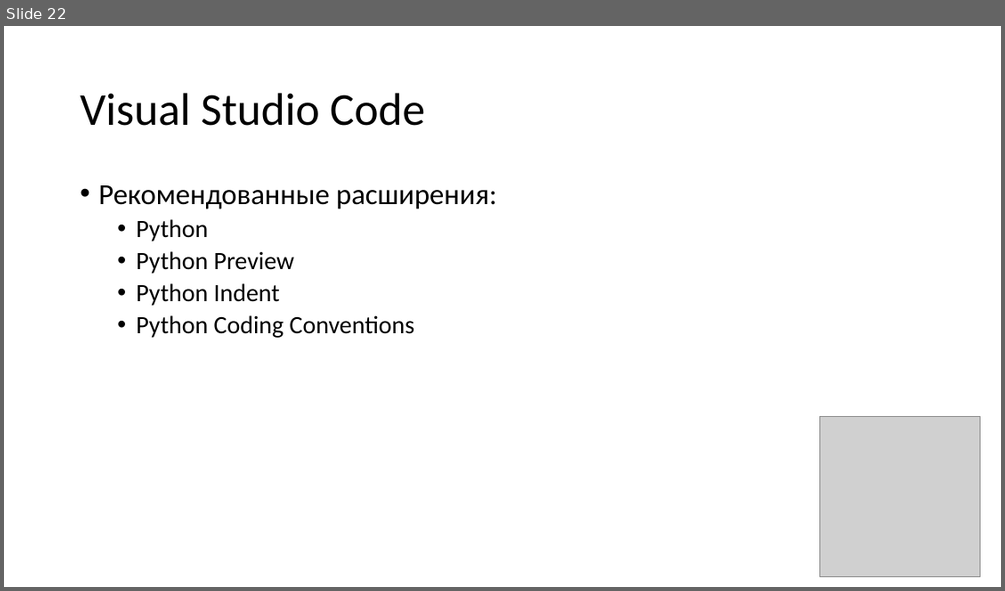
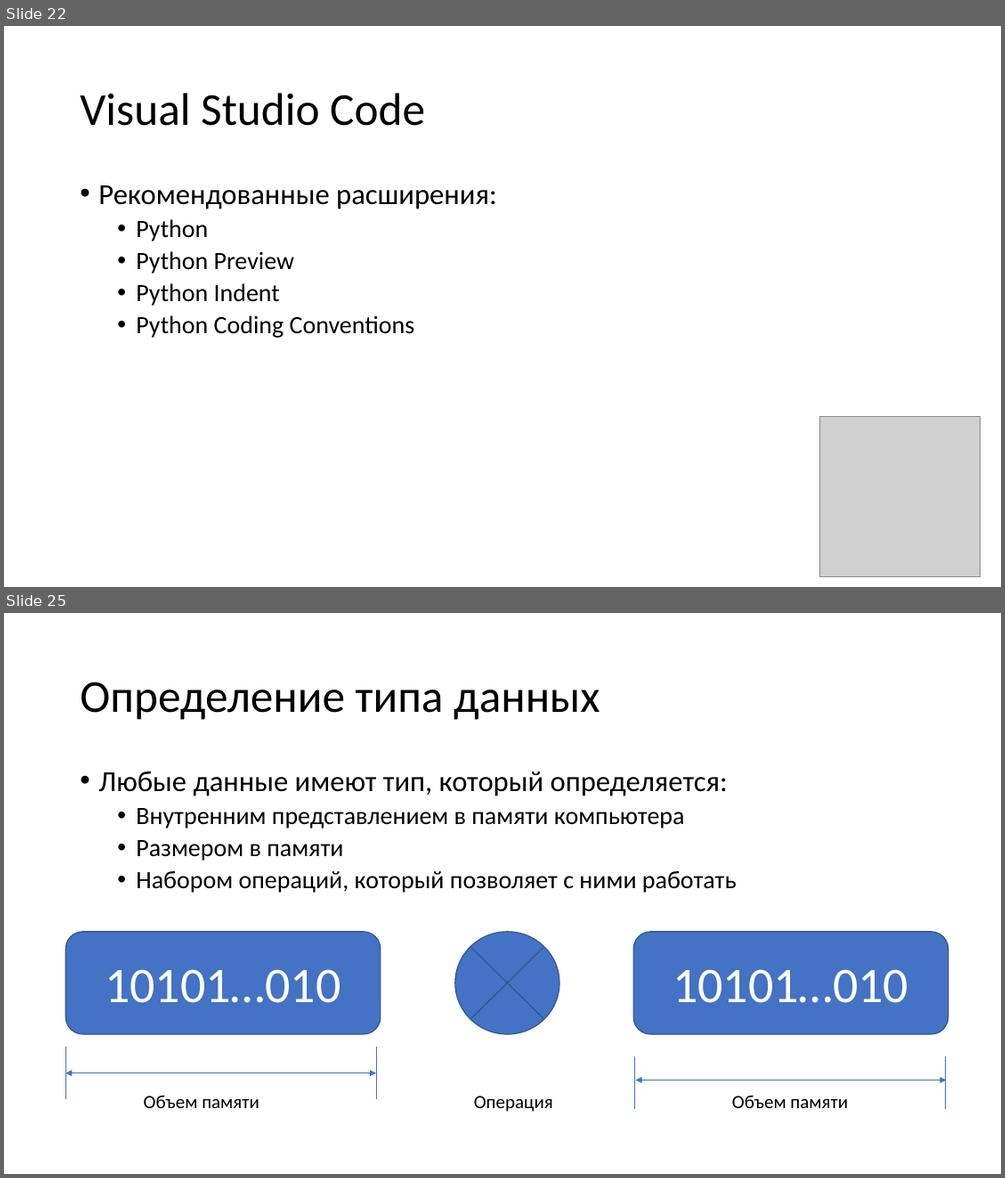
Before and after one commit to paveltsytovich/telegram-course, a slide deck: Presentation/Основы алгоритмизации и программирования.pptx. Shown one above the other, each under a label of ours: slide 22 before the commit, slides 22 and 25 after it; the slides between them are not shown. The pictures are 1005x591 and 1005x1178 pixels, drawn with LibreOffice and Linux fonts; fonts in the diff are those of the drawing; grey boxes stand for pictures. Boxes give left, top, right and bottom in pixels: in the first picture for what was removed or moved away, otherwise in the second. Text is boxed around its words. In the diff, an @@ line names an element or a change of style, - is before the commit and + after.

Commit message:
Численный тип данных

```diff
--- a/Presentation/Основы алгоритмизации и программирования.pptx
+++ b/Presentation/Основы алгоритмизации и программирования.pptx
@@ slide 25 added at <box>4,613,1001,1174</box>, background #FFFFFF @@
@@ title added at <box>80,682,599,720</box>, 44 pt, text #000000 @@
+Определение типа данных
@@ text added at <box>98,771,736,892</box>, 24 pt, text #000000 @@
+• Любые данные имеют тип, который определяется:
+  • Внутренним представлением в памяти компьютера
+  • Размером в памяти
+  • Набором операций, который позволяет с ними работать
@@ rounded rectangle added at <box>66,932,380,1034</box>, fill #4472C4, outline #325491 1 pt, 48 pt, text #FFFFFF @@
+10101…010
@@ flow chart summing junction added at <box>455,932,559,1034</box>, fill #4472C4, outline #325491 1 pt @@
@@ rounded rectangle added at <box>633,932,948,1034</box>, fill #4472C4, outline #325491 1 pt, 48 pt, text #FFFFFF @@
+10101…010
@@ line added from (66, 1046) to (66, 1099), #4472C4 0.5 pt @@
@@ line added from (376, 1046) to (376, 1099), #4472C4 0.5 pt @@
@@ line added from (634, 1056) to (634, 1109), #4472C4 0.5 pt @@
@@ line added from (945, 1056) to (945, 1109), #4472C4 0.5 pt @@
@@ double arrow added from (66, 1073) to (376, 1073), #4472C4 0.5 pt @@
@@ double arrow added from (636, 1079) to (947, 1079), #4472C4 0.5 pt @@
@@ text added at <box>144,1094,259,1108</box>, 18 pt, text #000000 @@
+Объем памяти
@@ text added at <box>474,1095,553,1111</box>, 18 pt, text #000000 @@
+Операция
@@ text added at <box>732,1094,848,1108</box>, 18 pt, text #000000 @@
+Объем памяти
```
Also in this commit, not shown: 8 other slides added, 4 other files.
